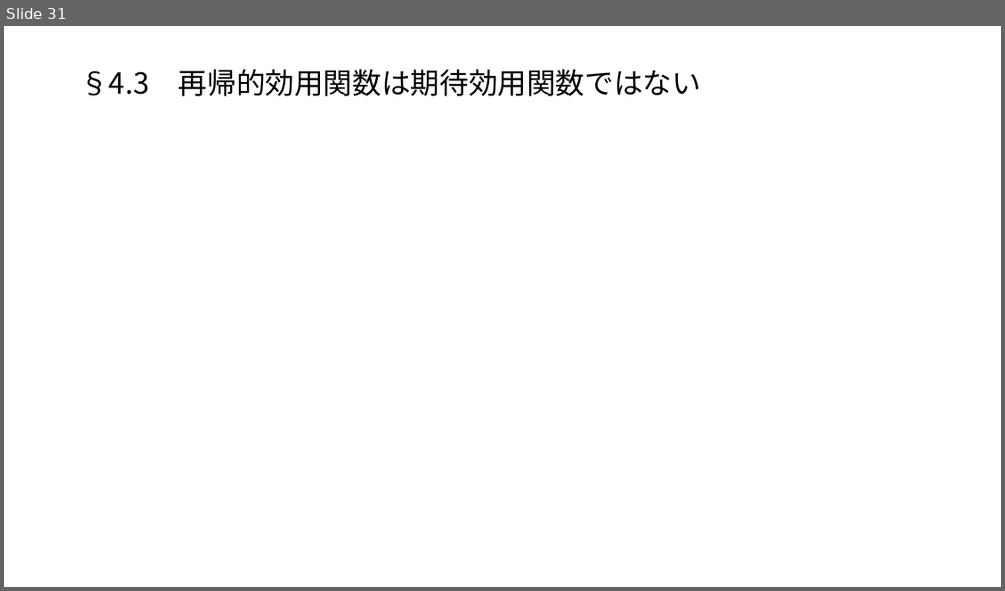
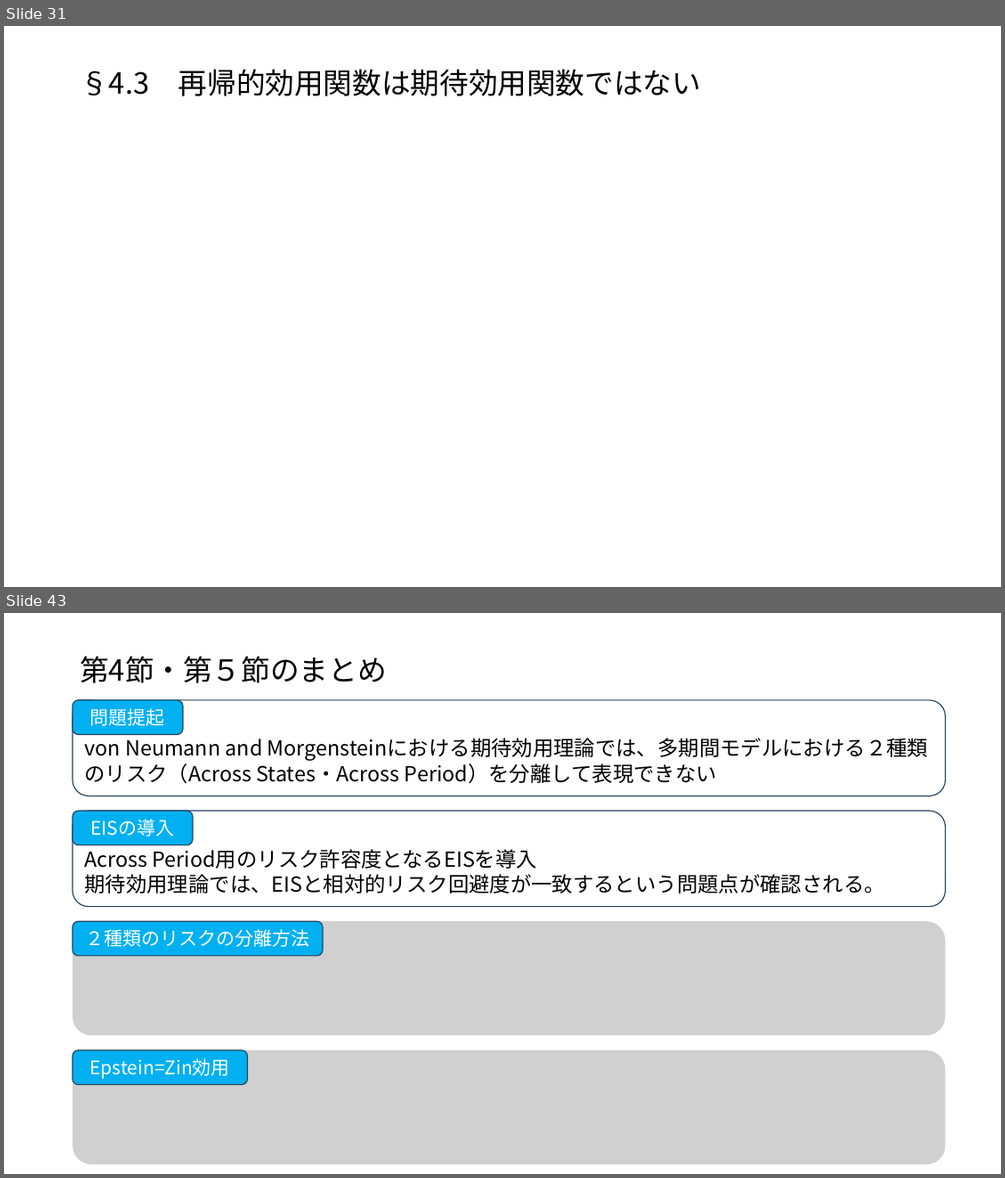
Before and after one commit to macha1811/Long-term-Investment-Theory-and-Practice, a slide deck: 第2章.pptx. Shown one above the other, each under a label of ours: slide 31 before the commit, slides 31 and 43 after it; the slides between them are not shown. The pictures are 1005x591 and 1005x1178 pixels, drawn with LibreOffice and Linux fonts; fonts in the diff are those of the drawing; grey boxes stand for pictures. Boxes give left, top, right and bottom in pixels: in the first picture for what was removed or moved away, otherwise in the second. Text is boxed around its words. In the diff, an @@ line names an element or a change of style, - is before the commit and + after.

```diff
--- a/第2章.pptx
+++ b/第2章.pptx
@@ slide 43 added at bbox=[4, 613, 1001, 1174], background #FFFFFF @@
@@ title added at bbox=[80, 656, 386, 683], 28 pt, text #000000 @@
+第4節・第５節のまとめ
@@ rounded rectangle added at bbox=[73, 700, 946, 796], outline #28445D 1 pt, 20 pt, text #000000 @@
+von Neumann and Morgensteinにおける期待効用理論では、多期間モデルにおける２種類のリスク（Across States・Across Period）を分離して表現できない
@@ rounded rectangle added at bbox=[73, 700, 184, 735], fill #00B0F0, outline #28445D 1 pt, 18 pt, text #FFFFFF @@
+問題提起
@@ rounded rectangle added at bbox=[73, 811, 946, 906], outline #28445D 1 pt, 20 pt, text #000000 @@
+Across Period用のリスク許容度となるEISを導入
+期待効用理論では、EISと相対的リスク回避度が一致するという問題点が確認される。
@@ rounded rectangle added at bbox=[73, 811, 194, 844], fill #00B0F0, outline #28445D 1 pt, 18 pt, text #FFFFFF @@
+EISの導入
@@ picture added at bbox=[73, 921, 946, 1036] @@
@@ rounded rectangle added at bbox=[73, 921, 324, 956], fill #00B0F0, outline #28445D 1 pt, 18 pt, text #FFFFFF @@
+２種類のリスクの分離方法
@@ picture added at bbox=[73, 1051, 946, 1165] @@
@@ rounded rectangle added at bbox=[73, 1051, 248, 1085], fill #00B0F0, outline #28445D 1 pt, 18 pt, text #FFFFFF @@
+Epstein=Zin効用
```
Also in this commit, not shown: 1 slide changed, 13 other slides added.
